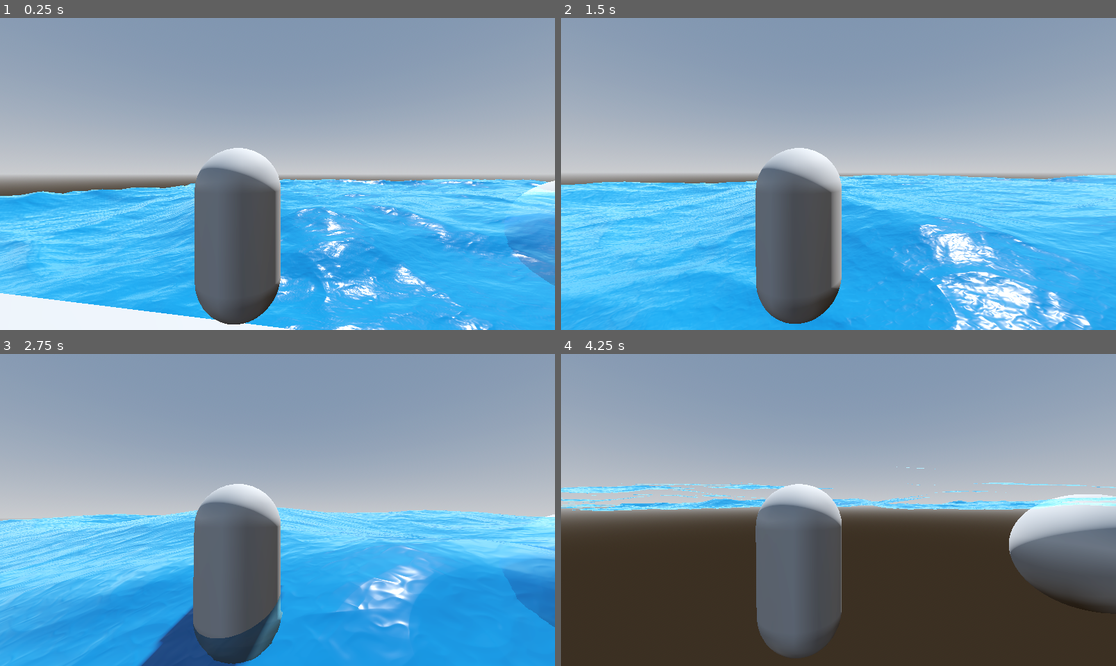
Above: before the commit, frames 1-4 (two rows, left to right).
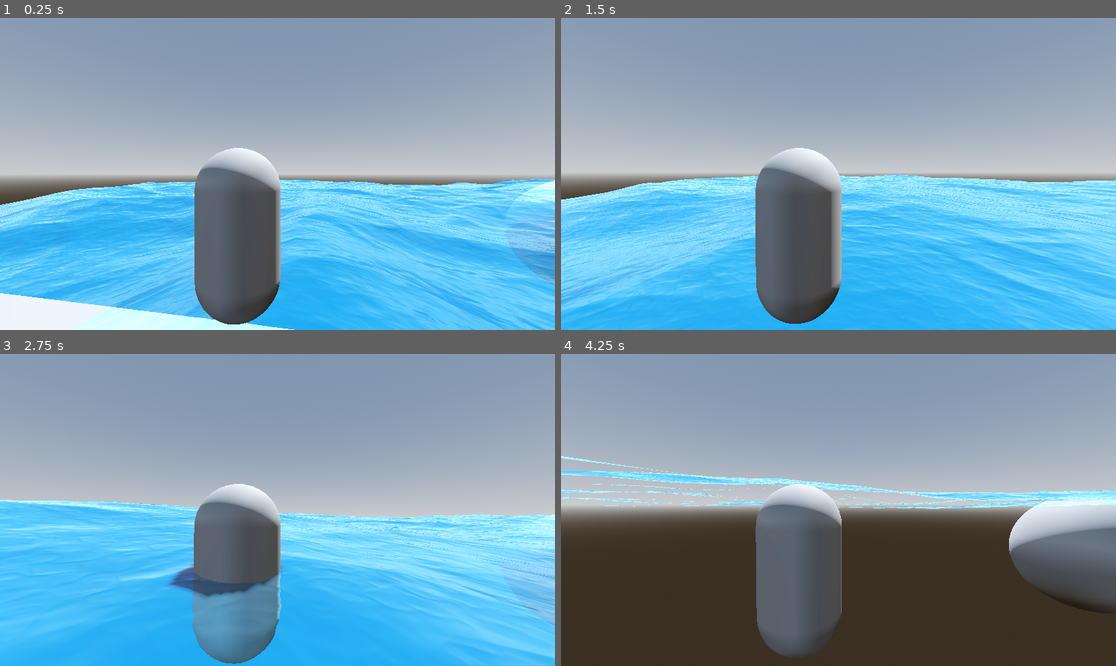
Above: after the commit, the same moments.

Repository: Mich-Dich/water_world_game
Game: Godot game, scene res://scene/000.tscn
The game is run twice, just before and just after one commit, with the same random seed, the same clock (stepped at 60 frames per second) and the same inputs.
Inputs (mouse positions are in pixels of both pictures, inside the frame that each line leads up to):
- Up to frame 1 (0.25 s): no input
- Up to frame 2 (1.5 s): move the mouse to (866, 174) at 0.52 s; hold W (move_forward) from 0.53 s (still down); move the mouse to (810, 174) at 1.27 s
- Up to frame 3 (2.75 s): keep holding W (move_forward); move the mouse to (288, 503) at 2.02 s
- Up to frame 4 (4.25 s): keep holding W (move_forward); move the mouse to (832, 516) at 2.77 s; move the mouse to (877, 513) at 3.52 s

The runs differ from the first frame. In frame 1, 24% of the frame differs, in the area x 0-100%, y 51-100%; in frame 2, 22%; in frame 3, 32%, in the area x 0-100%, y 46-100%; in frame 4, 4.8%.

Commit message:
change water shader to use global custom time var

Diff:
--- a/project.godot
+++ b/project.godot
@@ -15,6 +15,10 @@
 config/features=PackedStringArray("4.6", "Forward Plus")
 boot_splash/image="uid://6yibwekyjlgm"
 config/icon="res://icon.svg"
+
+[autoload]
+
+wave_time="*uid://jijhlk2ru0nf"
 
 [debug]
 
--- /dev/null
+++ b/scene/water_plaine.gd
@@ -0,0 +1,16 @@
+@tool
+extends MeshInstance3D
+
+var material: ShaderMaterial
+
+func _ready():
+	material = get_surface_override_material(0)
+	wave_time.register_material(material)
+
+func _process(delta):
+
+	# TODO: remove on realease
+	if Engine.is_editor_hint():
+		var real_time = Time.get_ticks_msec() / 1000.0  # seconds since engine start
+		if material:
+			material.set_shader_parameter("custom_time", real_time)
--- a/scene/water_plaine.tscn
+++ b/scene/water_plaine.tscn
@@ -1,6 +1,7 @@
 [gd_scene format=3 uid="uid://cpdht31432b30"]
 
 [ext_resource type="Material" uid="uid://5i6o0qehsuq6" path="res://shaders/water_shader_material.tres" id="1_i4or1"]
+[ext_resource type="Script" uid="uid://d0pghy7vx60xt" path="res://scene/water_plaine.gd" id="2_f5a4c"]
 
 [sub_resource type="QuadMesh" id="QuadMesh_f5a4c"]
 size = Vector2(50, 50)
@@ -12,3 +13,4 @@
 cast_shadow = 0
 mesh = SubResource("QuadMesh_f5a4c")
 surface_material_override/0 = ExtResource("1_i4or1")
+script = ExtResource("2_f5a4c")
--- /dev/null
+++ b/scripts/wave_time.gd
@@ -0,0 +1,20 @@
+extends Node
+
+var current_time := 0.0
+var water_materials: Array[ShaderMaterial] = []
+
+func _process(delta: float):
+	var should_advance = true			# In editor: always animate
+	if not Engine.is_editor_hint():
+		should_advance = not get_tree().paused
+
+	print("Animate: %d", should_advance)
+	if should_advance:
+		current_time += delta
+		for mat in water_materials:		# Update all registered materials at once
+			if mat:
+				mat.set_shader_parameter("custom_time", current_time)
+
+func register_material(mat: ShaderMaterial):
+	if mat not in water_materials:
+		water_materials.append(mat)
--- a/shaders/water.gdshader
+++ b/shaders/water.gdshader
@@ -29,6 +29,7 @@
 uniform vec3 water_absorption : source_color = vec3(0.3, 0.06, 0.02);
 const mat2 octave_m = mat2(vec2(1.6, 1.2), vec2(-1.2, 1.6));
 
+uniform float custom_time;
 uniform float roughness : hint_range(0.0, 1.0) = 0.125;
 uniform float metallic : hint_range(0.0, 1.0) = 0.0;
 uniform float specular : hint_range(0.0, 1.0) = 0.5;
@@ -111,14 +112,14 @@
 // ============== VERTEX SHADER ==============
 void vertex() {
     vec3 world_pos = (MODEL_MATRIX * vec4(VERTEX, 1.0)).xyz;
-    wave_height = -map(world_pos, TIME);
+    wave_height = -map(world_pos, custom_time);
     VERTEX.y = wave_height;
     world_vert = (MODEL_MATRIX * vec4(VERTEX, 1.0)).xyz;
 
     float vertex_eps = 0.1;
     float h_center = wave_height;
-    float h_x = -map(world_pos + vec3(vertex_eps, 0.0, 0.0), TIME);
-    float h_z = -map(world_pos + vec3(0.0, 0.0, vertex_eps), TIME);
+    float h_x = -map(world_pos + vec3(vertex_eps, 0.0, 0.0), custom_time);
+    float h_z = -map(world_pos + vec3(0.0, 0.0, vertex_eps), custom_time);
     vec3 n_geom = normalize(vec3(h_center - h_x, vertex_eps, h_center - h_z));
     vertex_normal_world = n_geom;
 }
@@ -140,7 +141,7 @@
     // --- NORMALS WITH DISTANCE-BASED SMOOTHING ---
     float dist_to_cam = length(VERTEX);
     float lod_epsilon = max(normal_epsilon, dist_to_cam * 0.005);
-    vec3 detailed_normal = get_normal_detailed(world_vert, lod_epsilon, TIME);
+    vec3 detailed_normal = get_normal_detailed(world_vert, lod_epsilon, custom_time);
     float smooth_factor = clamp((dist_to_cam - normal_smoothness_dist) / 200.0, 0.0, 1.0);
     vec3 final_normal = mix(detailed_normal, vertex_normal_world, smooth_factor);
     NORMAL = (VIEW_MATRIX * vec4(final_normal, 0.0)).xyz;
--- a/shaders/water_shader_material.tres
+++ b/shaders/water_shader_material.tres
@@ -11,7 +11,7 @@
 shader_parameter/sea_height = 1.74000008265
 shader_parameter/sea_choppy = 4.0
 shader_parameter/sea_speed = 2.50000011875
-shader_parameter/sea_freq = 0.0400000019
+shader_parameter/sea_freq = 0.02800000133
 shader_parameter/ITER_GEOMETRY = 3
 shader_parameter/ITER_FRAGMENT = 5
 shader_parameter/refraction_strength = 0.73999998345952
@@ -21,6 +21,7 @@
 shader_parameter/base_tint_color = Color(0.5233396, 0.89279556, 0.9999998, 1)
 shader_parameter/deep_color = Color(5.2943824e-07, 0.33920756, 0.2705263, 1)
 shader_parameter/water_absorption = Color(0, 0, 0.5372549, 1)
-shader_parameter/roughness = 0.125
+shader_parameter/custom_time = 35.19549522222168
+shader_parameter/roughness = 0.0610000028975
 shader_parameter/metallic = 0.0
 shader_parameter/specular = 0.5
Not shown, added: scene/water_plaine.gd.uid
Not shown, added: scripts/wave_time.gd.uid
